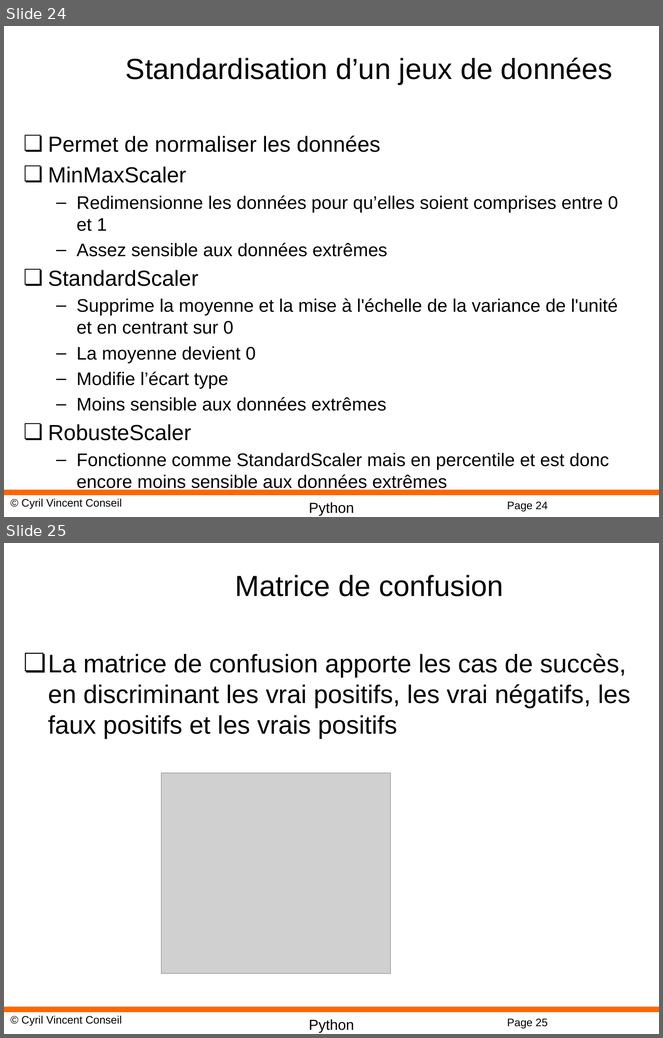
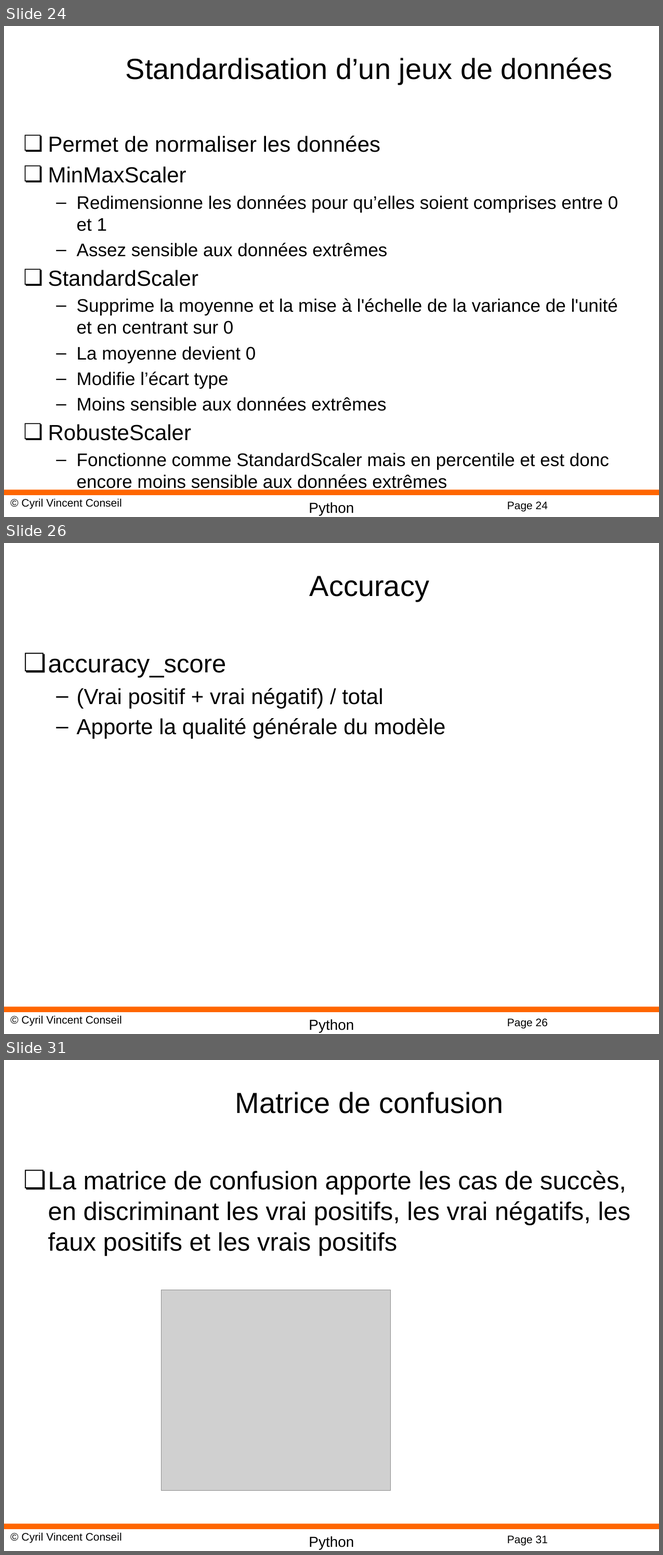
Before and after one commit to cyrilvincent/ML, a slide deck: PPT/MachineLearning18-NeuralNetwork.pptx. Shown one above the other, each under a label of ours: slides 24 and 25 before the commit, slides 24, 26 and 31 after it; the slides between them are not shown. The pictures are 663x1038 and 663x1555 pixels, drawn with LibreOffice and Linux fonts; fonts in the diff are those of the drawing; grey boxes stand for pictures; background and template pictures are left out. Boxes give left, top, right and bottom in pixels: in the first picture for what was removed or moved away, otherwise in the second. Text is boxed around its words. In the diff, an @@ line names an element or a change of style, - is before the commit and + after.

```diff
--- a/PPT/MachineLearning18-NeuralNetwork.pptx
+++ b/PPT/MachineLearning18-NeuralNetwork.pptx
@@ slide 26 added at box(4, 543, 659, 1034), background #FFFFFF; not listed: 4 template elements that a slide beside it also shows @@
@@ title added at box(310, 576, 429, 602), 32 pt, text #000000 @@
+Accuracy
@@ text added at box(48, 658, 446, 739), 24 pt, text #000000 @@
+❏ accuracy_score
+  – (Vrai positif + vrai négatif) / total
+  – Apporte la qualité générale du modèle
@@ what was slide 25 is now slide 31 @@
@@ page number at box(507, 1536, 548, 1546): text changed @@
-Page 25
+Page 31
```
Also in this commit, not shown: 1 slide changed, 4 other slides added, 2 other files.
